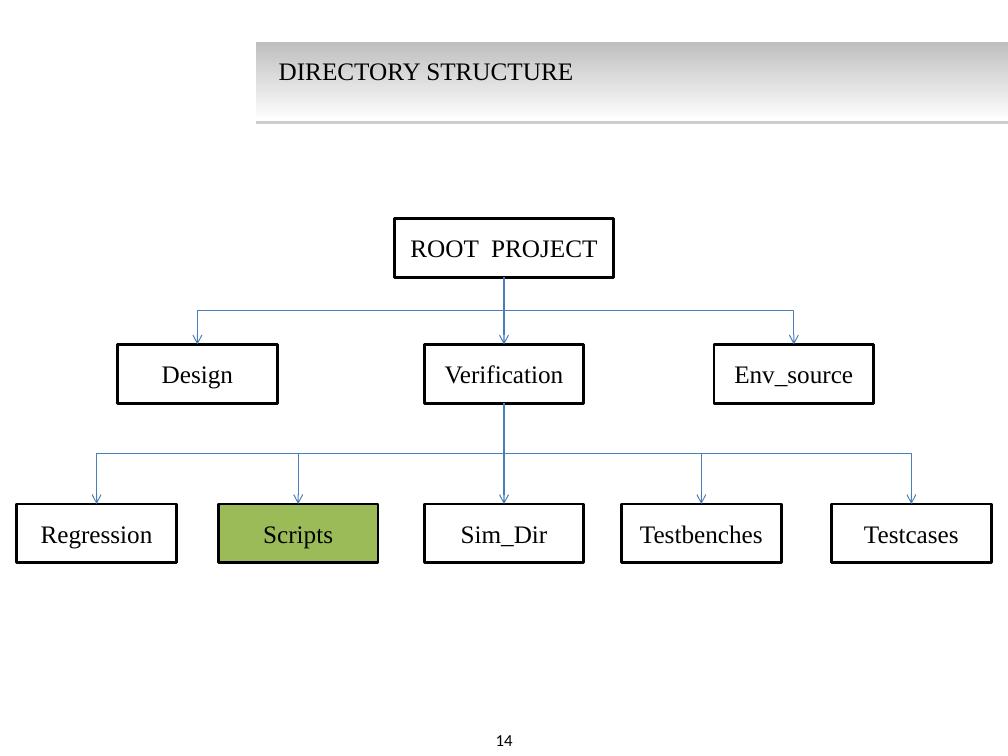
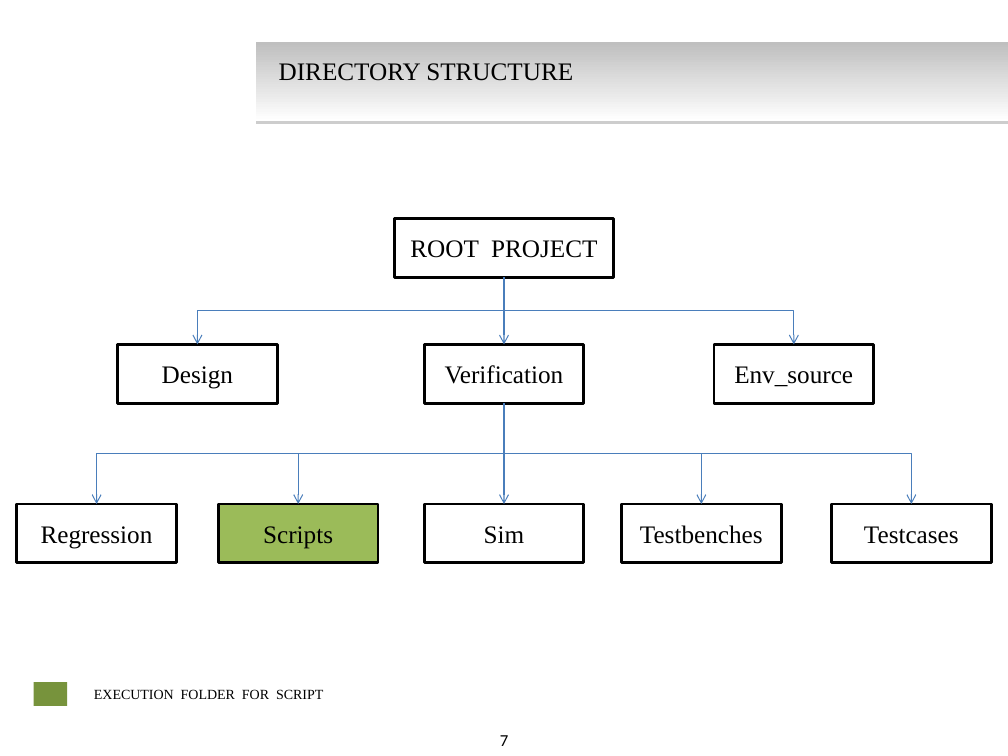
Before and after one commit to keshav009/test-repo, a slide deck: slide 7 of Presentation_final_2.pptx (slide 14 before the commit). Drawn at 1008x756 pixels with LibreOffice and Linux fonts; fonts in the diff are those of the drawing; background and template pictures are left out. Boxes give left, top, right and bottom in pixels: in the first picture for what was removed or moved away, otherwise in the second. Text is boxed around its words. In the diff, an @@ line names an element or a change of style, - is before the commit and + after.

```diff
--- a/Presentation_final_2.pptx
+++ b/Presentation_final_2.pptx
@@ text in rectangle at box(484, 526, 525, 544): text changed @@
-Sim_Dir
+Sim
@@ rectangle added at box(33, 682, 67, 707), fill #77933C @@
@@ text added at box(94, 689, 323, 699), 10 pt, text #000000 @@
+EXECUTION FOLDER FOR SCRIPT
@@ page number at box(500, 735, 508, 746): text changed @@
-14
+7
```
Also in this commit, not shown: 10 other slides changed, 25 slides added, 13 slides removed.
